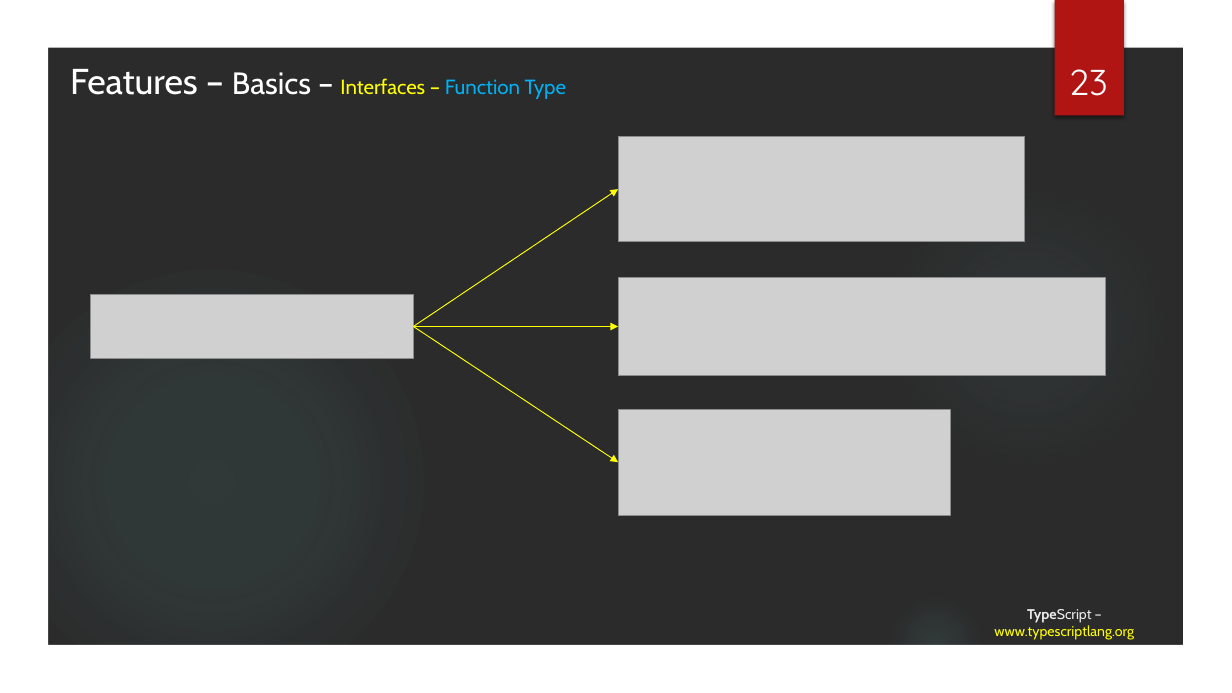
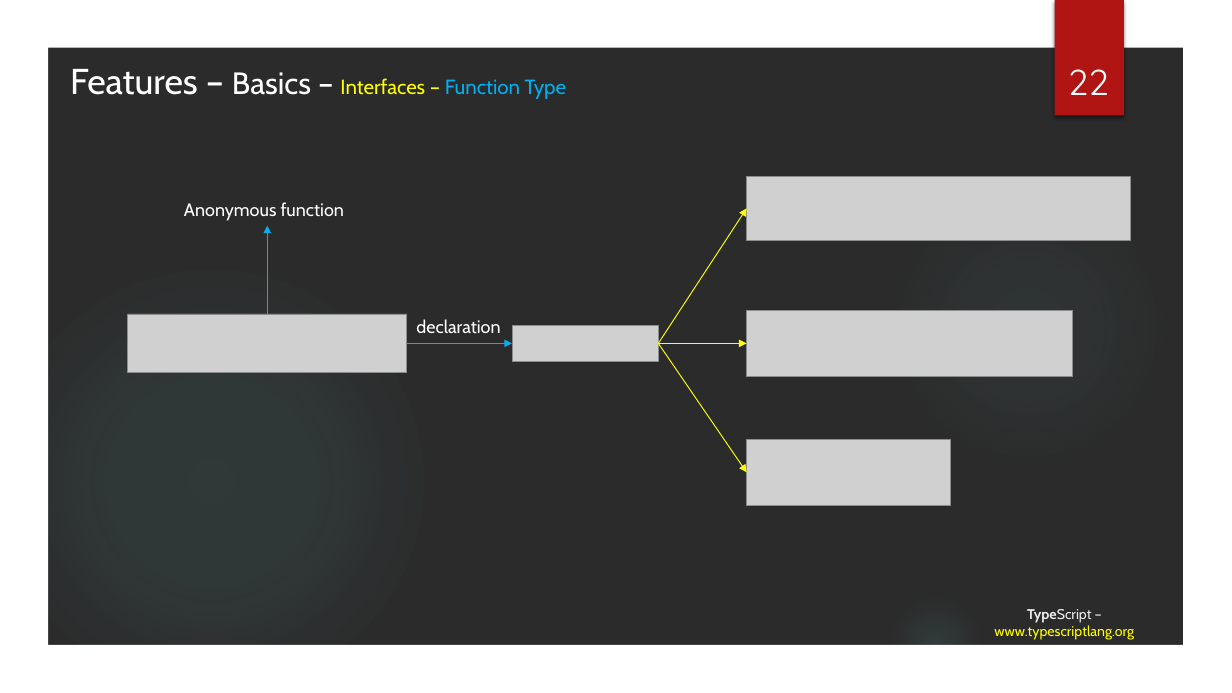
Before and after one commit to tainhx/SSFE, a slide deck: slide 22 of TypeScript.pptx (slide 23 before the commit). Drawn at 1232x693 pixels with LibreOffice and Linux fonts; fonts in the diff are those of the drawing; grey boxes stand for pictures; background and template pictures are left out; a plain dark background stands for a picture behind light text. Boxes give left, top, right and bottom in pixels: in the first picture for what was removed or moved away, otherwise in the second. Text is boxed around its words. In the diff, an @@ line names an element or a change of style, - is before the commit and + after.

```diff
--- a/TypeScript.pptx
+++ b/TypeScript.pptx
@@ page number at (1068,69,1109,95): text changed @@
-23
+22
@@ picture removed at (618,137,1025,242) @@
@@ picture added at (747,177,1131,240) @@
@@ text added at (184,202,344,221), 14 pt, text #FFFFFF @@
+Anonymous function
@@ arrow moved from (413, 326) - (618, 189) to (658, 344) - (747, 209) @@
@@ arrow added from (267, 314) to (267, 226), #00B0F0 0.75 pt @@
@@ picture removed at (618,277,1105,375) @@
@@ picture: place and size @@
-picture at (91,295,413,359)
+picture at (128,314,407,373)
@@ arrow removed from (413, 326) to (618, 326) @@
@@ text added at (416,319,500,333), 14 pt, text #FFFFFF @@
+declaration
@@ picture added at (512,325,658,361) @@
@@ picture added at (747,311,1073,377) @@
@@ arrow added from (407, 344) to (512, 344), #00B0F0 0.75 pt @@
@@ arrow moved from (413, 326) - (618, 462) to (658, 344) - (747, 472) @@
@@ arrow added from (658, 344) to (747, 344), #FFFF00 0.75 pt @@
@@ picture removed at (618,409,950,516) @@
@@ picture added at (747,440,951,506) @@
```
Also in this commit, not shown: 12 other slides changed, 2 slides added, 1 slide removed.
